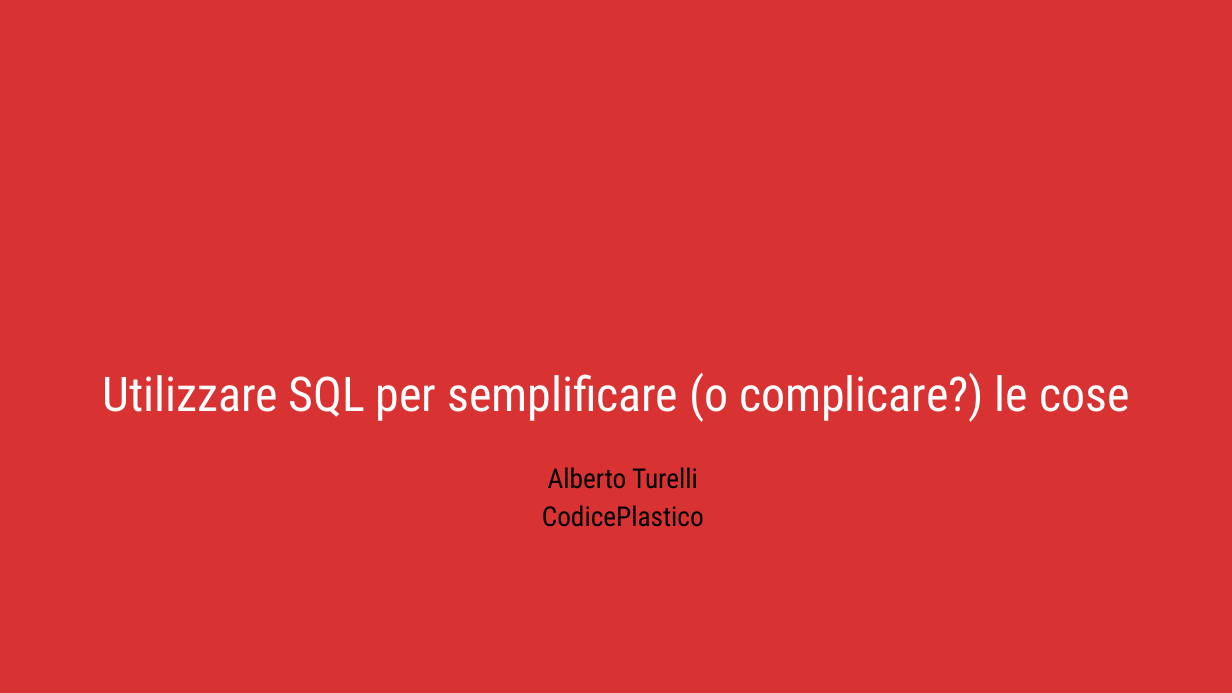
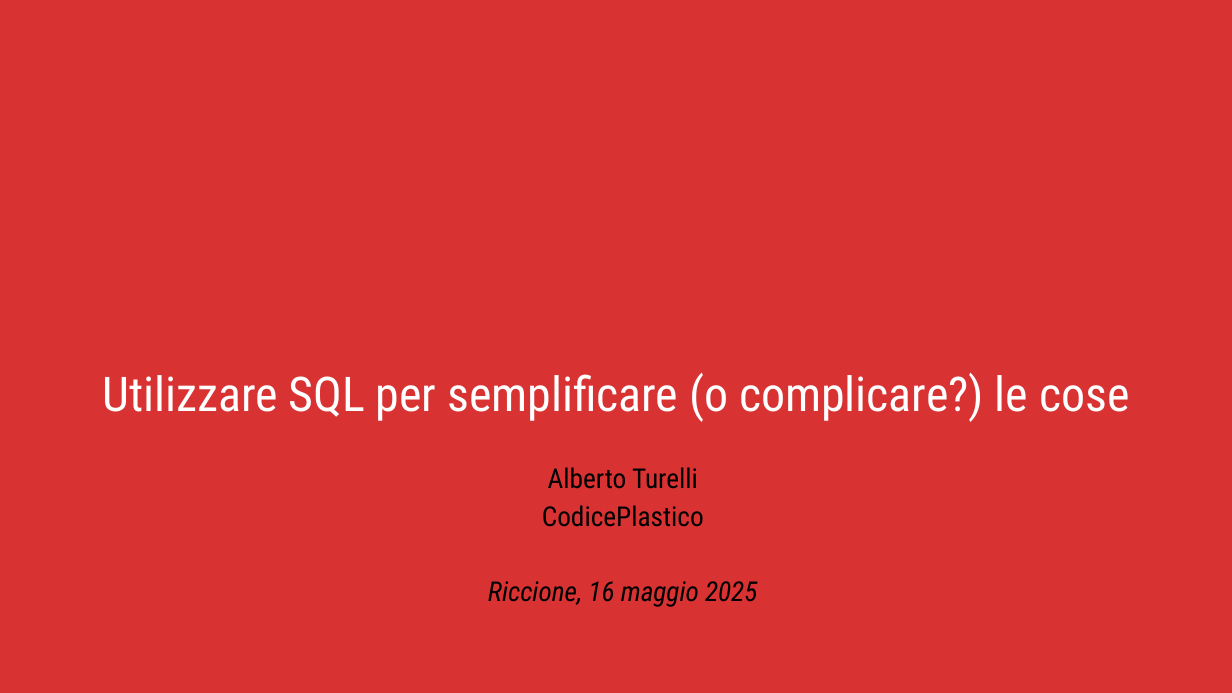
Before and after one commit to bibe74/CP2025, a slide deck: slide 1 of CP2025 - Utilizzare SQL.pptx. Drawn at 1232x693 pixels with LibreOffice and Linux fonts; fonts in the diff are those of the drawing; background and template pictures are left out. Boxes give left, top, right and bottom in pixels: in the first picture for what was removed or moved away, otherwise in the second. Text is boxed around its words. In the diff, an @@ line names an element or a change of style, - is before the commit and + after.

```diff
--- a/CP2025 - Utilizzare SQL.pptx
+++ b/CP2025 - Utilizzare SQL.pptx
@@ subtitle at [488,581,757,607]: paragraph added @@
+Riccione, 16 maggio 2025
```
Also in this commit, not shown: 5 other slides changed, 7 other files.
